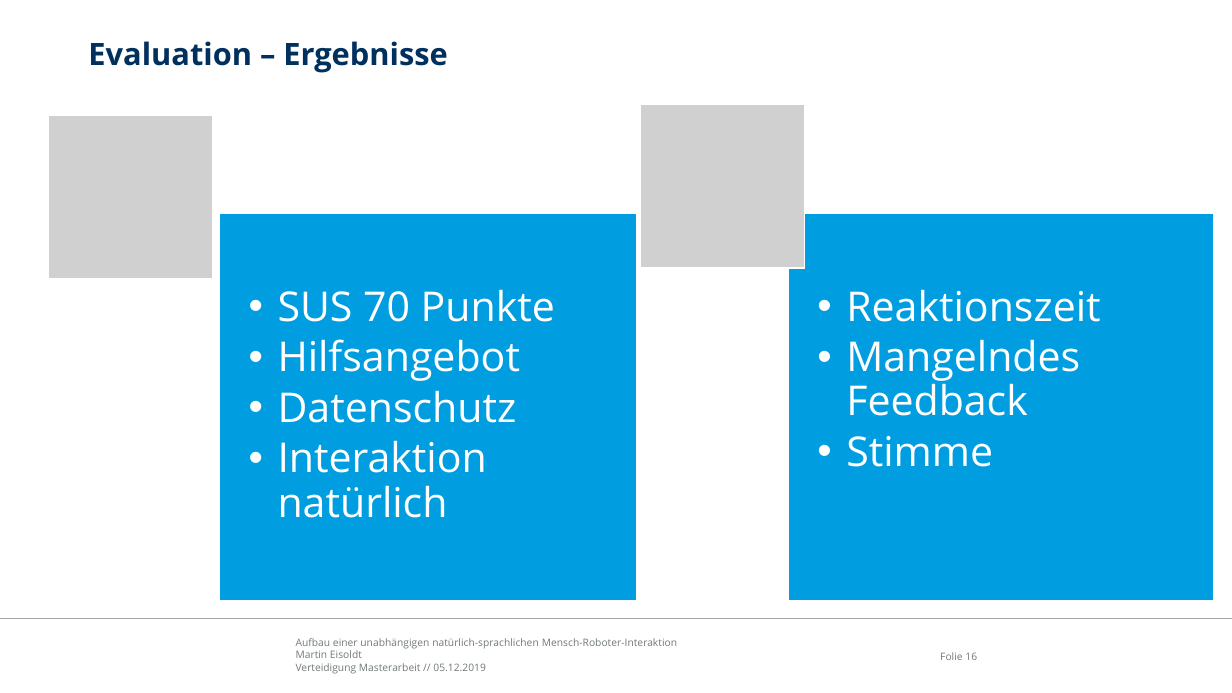
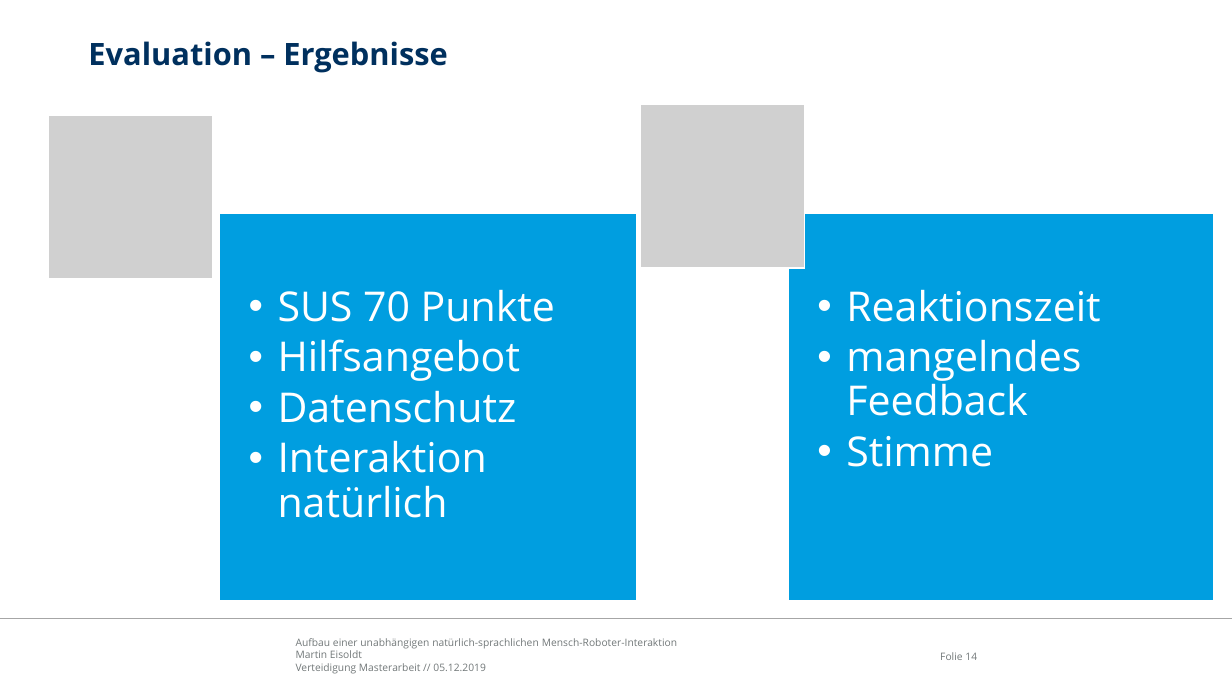
Before and after one commit to edegeyer/masterarbeit, a slide deck: slide 14 of verteidigung/verteidigung.pptx (slide 16 before the commit). Drawn at 1232x693 pixels with LibreOffice and Linux fonts; fonts in the diff are those of the drawing; grey boxes stand for pictures; background and template pictures are left out. Boxes give left, top, right and bottom in pixels: in the first picture for what was removed or moved away, otherwise in the second. Text is boxed around its words. In the diff, an @@ line names an element or a change of style, - is before the commit and + after.

```diff
--- a/verteidigung/verteidigung.pptx
+++ b/verteidigung/verteidigung.pptx
@@ text at (846,339,1081,416): text changed @@
-  • Mangelndes Feedback
+  • mangelndes Feedback
@@ page number at (940,652,977,660): text changed @@
-Folie 16
+Folie 14
```
Also in this commit, not shown: 8 other slides changed, 7 slides added, 1 slide removed, 3 other files.
